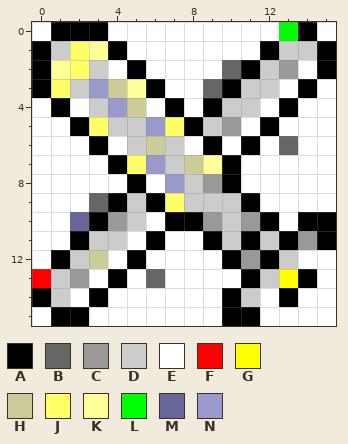
Edited in one commit: pixel-art sprite (Plane.png). Above is the file before it was changed.
The file is 16x16 pixels.
Palette (. is transparent): A #000000  B #666666  C #999999  D #cccccc  E #ffffff  F #ff0000  G #ffff00  H #cccc99  J #ffff66  K #ffff99  L #00ff00  M #666699  N #9999cc
The same view after the edit:
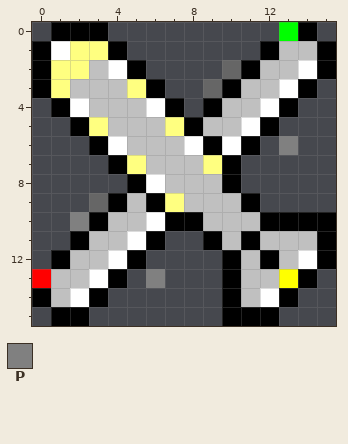
Colours new in this view: P #808080
Diff:
{"colour":"D","old":"#cccccc","new":"#c0c0c0"}
{"colour":"J","old":"#ffff66","new":"#ffff80"}
{"y":0,"x":0,"old":"E","new":"."}
{"y":0,"x":4,"old":"EEEEEEEEE","new":"........."}
{"y":0,"x":15,"old":"E","new":"."}
{"y":1,"x":1,"old":"D","new":"E"}
{"y":1,"x":3,"old":"K","new":"J"}
{"y":1,"x":5,"old":"EEEEEEE","new":"......."}
{"y":2,"x":1,"old":"K","new":"J"}
{"y":2,"x":6,"old":"EEEE","new":"...."}
{"y":2,"x":13,"old":"C","new":"D"}
{"y":3,"x":3,"old":"NHK","new":"DDJ"}
{"y":3,"x":7,"old":"EE","new":".."}
{"y":3,"x":15,"old":"E","new":"."}
{"y":4,"x":0,"old":"E","new":"."}
{"y":4,"x":4,"old":"NH","new":"DD"}
{"y":4,"x":8,"old":"E","new":"."}
{"y":4,"x":14,"old":"EE","new":".."}
{"y":5,"x":0,"old":"EE","new":".."}
{"y":5,"x":6,"old":"N","new":"D"}
{"y":5,"x":10,"old":"C","new":"D"}
{"y":5,"x":13,"old":"EEE","new":"..."}
{"y":6,"x":0,"old":"EEE","new":"..."}
{"y":6,"x":6,"old":"H","new":"D"}
{"y":6,"x":12,"old":"EBEE","new":".P.."}
{"y":7,"x":0,"old":"EEEE","new":"...."}
{"y":7,"x":6,"old":"N","new":"D"}
{"y":7,"x":8,"old":"HK","new":"DJ"}
{"y":7,"x":11,"old":"EEEEE","new":"....."}
{"y":8,"x":0,"old":"EEEEE","new":"....."}
{"y":8,"x":7,"old":"N","new":"D"}
{"y":8,"x":9,"old":"C","new":"D"}
{"y":8,"x":11,"old":"EEEEE","new":"....."}
{"y":9,"x":0,"old":"EEE","new":"..."}
{"y":9,"x":12,"old":"EEEE","new":"...."}
{"y":10,"x":0,"old":"EEM","new":"..P"}
{"y":10,"x":4,"old":"C","new":"D"}
{"y":10,"x":9,"old":"C","new":"D"}
{"y":10,"x":11,"old":"C","new":"D"}
{"y":10,"x":13,"old":"E","new":"A"}
{"y":11,"x":0,"old":"EE","new":".."}
{"y":11,"x":7,"old":"EE","new":".."}
{"y":11,"x":13,"old":"AC","new":"DD"}
{"y":12,"x":0,"old":"E","new":"."}
{"y":12,"x":3,"old":"H","new":"D"}
{"y":12,"x":6,"old":"EEEE","new":"...."}
{"y":12,"x":11,"old":"C","new":"D"}
{"y":12,"x":15,"old":"E","new":"A"}
{"y":13,"x":2,"old":"C","new":"D"}
{"y":13,"x":5,"old":"EBEEEEA","new":".P...AD"}
{"y":13,"x":15,"old":"E","new":"."}
{"y":14,"x":4,"old":"EEEEEE","new":"......"}
{"y":14,"x":14,"old":"EE","new":".."}
{"y":15,"x":0,"old":"E","new":"."}
{"y":15,"x":3,"old":"EEEEEEE","new":"......."}
{"y":15,"x":12,"old":"EEEE","new":"A..."}
{"label":"changed","picture_box":[32,22,336,326]}
